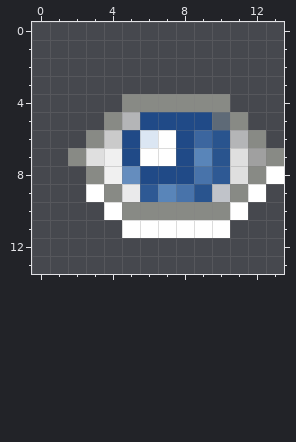
A pixel-art sprite gets an edit: images/dialogs/layerlist/eye-pressed.png. That is the earlier state.
The file is 14x14 pixels. Colours within 5 levels of each other are drawn and written as one.
And afterwards:
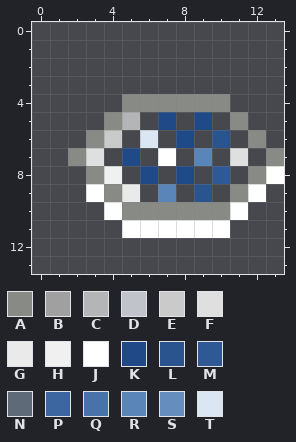
Palette (. is transparent): A #888a85  B #a0a0a0  C #b4b5b7  D #c0c3c9  E #cacaca  F #dfdfdf  G #eaeaeb  H #f0f0f0  J #ffffff  K #204a87  L #29548e  M #2e5994  N #5e6a77  P #3c669f  Q #4873aa  R #5985b9  S #658dbe  T #dbe6f3
The exact change:
@@ x 0..13 @@
  4 .....AAAAAA...
- 5 ....ACKKKKNA..
- 6 ...AEKTJKPLCA.
- 7 ..AFHKJJKRLFBA
- 8 ...AHSKKKQMFAJ
- 9 ...JAGMRQLDAJ.
+ 5 ....AC.K.K.A..
+ 6 ...AE.T.K.L.A.
+ 7 ..AF.K.J.R.F.A
+ 8 ...AH.K.K.M.AJ
+ 9 ...JAG.R.L.AJ.
 10 ....JAAAAAAJ..
Boxes around the changes in both pictures, in picture pixels (x1, y1, x2, y2):
erased: (104, 112, 266, 202)
